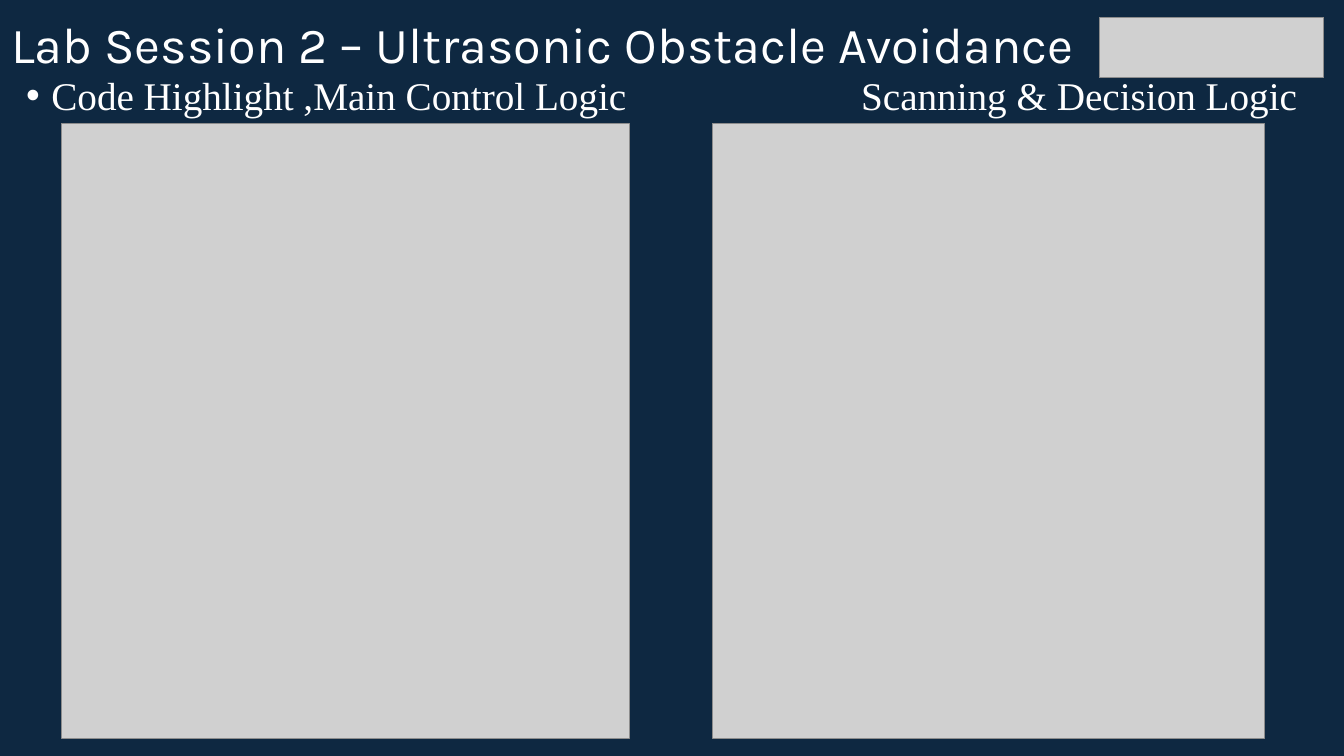
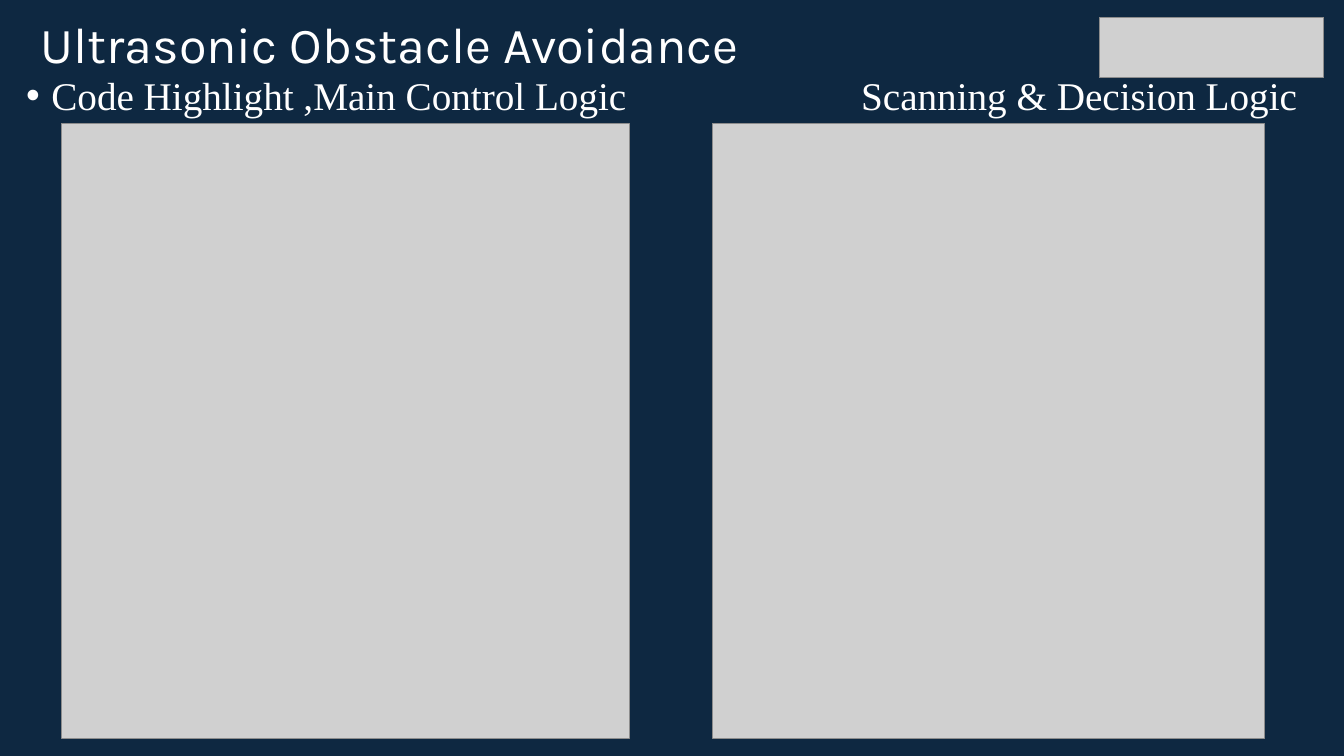
Before and after one commit to info-zas/zas-robotics-car-1-sensors, a slide deck: slide 11 of 01_FoundationProjects/10_Car-1_UltraSound_Obstacle_Avoidanace/10_Car-1_UltraSound_Obstacle_Avoidanace.pptx. Drawn at 1344x756 pixels with LibreOffice and Linux fonts; fonts in the diff are those of the drawing; grey boxes stand for pictures. Boxes give left, top, right and bottom in pixels: in the first picture for what was removed or moved away, otherwise in the second. Text is boxed around its words. In the diff, an @@ line names an element or a change of style, - is before the commit and + after.

Commit message:
01_Car_Basic_movements.pptx 10_Car-1_UltraSound_Obstacle_Avoidanace.pptx

```diff
--- a/01_FoundationProjects/10_Car-1_UltraSound_Obstacle_Avoidanace/10_Car-1_UltraSound_Obstacle_Avoidanace.pptx
+++ b/01_FoundationProjects/10_Car-1_UltraSound_Obstacle_Avoidanace/10_Car-1_UltraSound_Obstacle_Avoidanace.pptx
@@ title at (41,28,739,64): text changed @@
-Lab Session 2 – Ultrasonic Obstacle Avoidance
+Ultrasonic Obstacle Avoidance
```
Also in this commit, not shown: 12 other slides changed.
